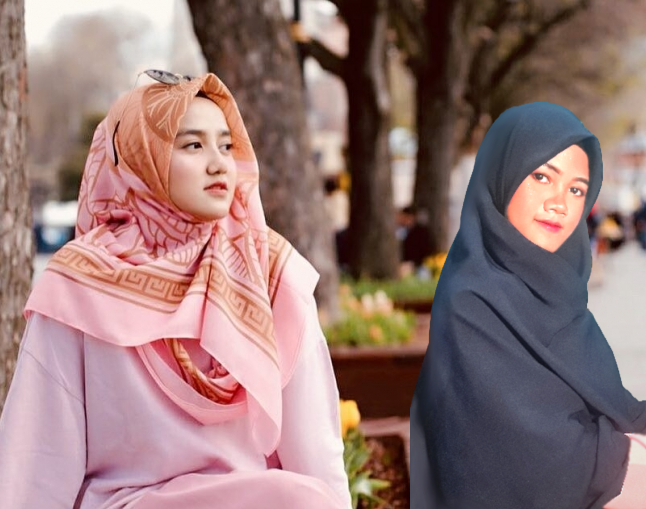
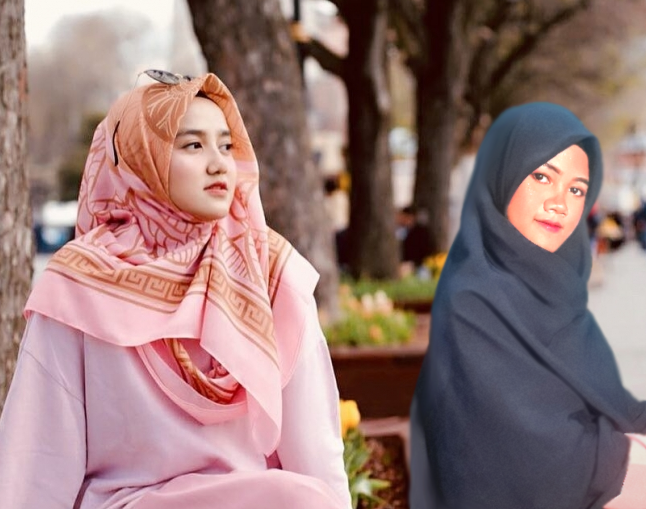
Before/after of a 646×509 layered artwork. What changed in the layer stack:
removed layer "Visible" over [410, 102, 646, 509]
renamed "o-img-19847-wirda-mansur.jpg" to "Latihan 2-Myrna Alysia D. C.-XI.1-Idola.png", painted on it over [398, 99, 646, 509]
